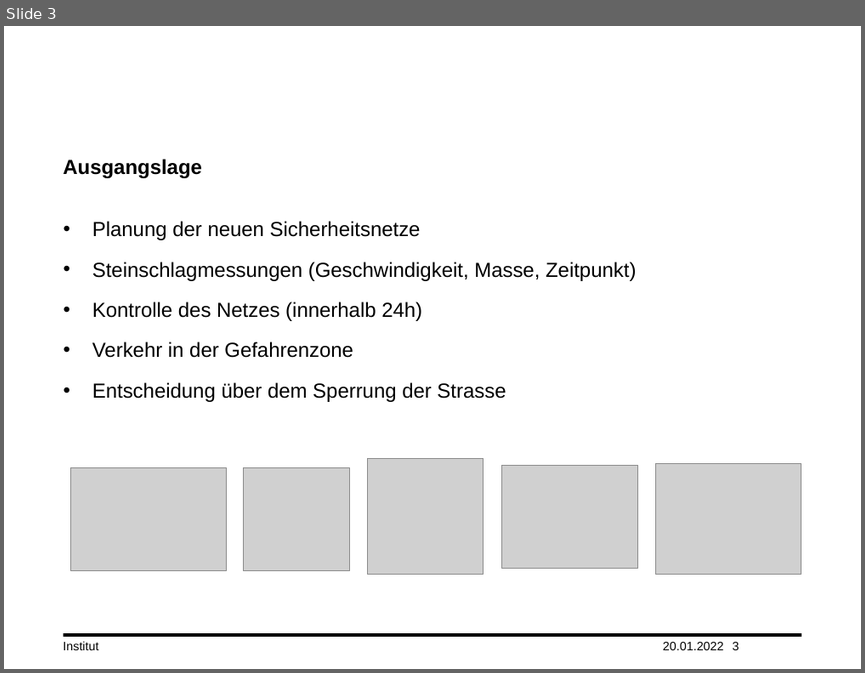
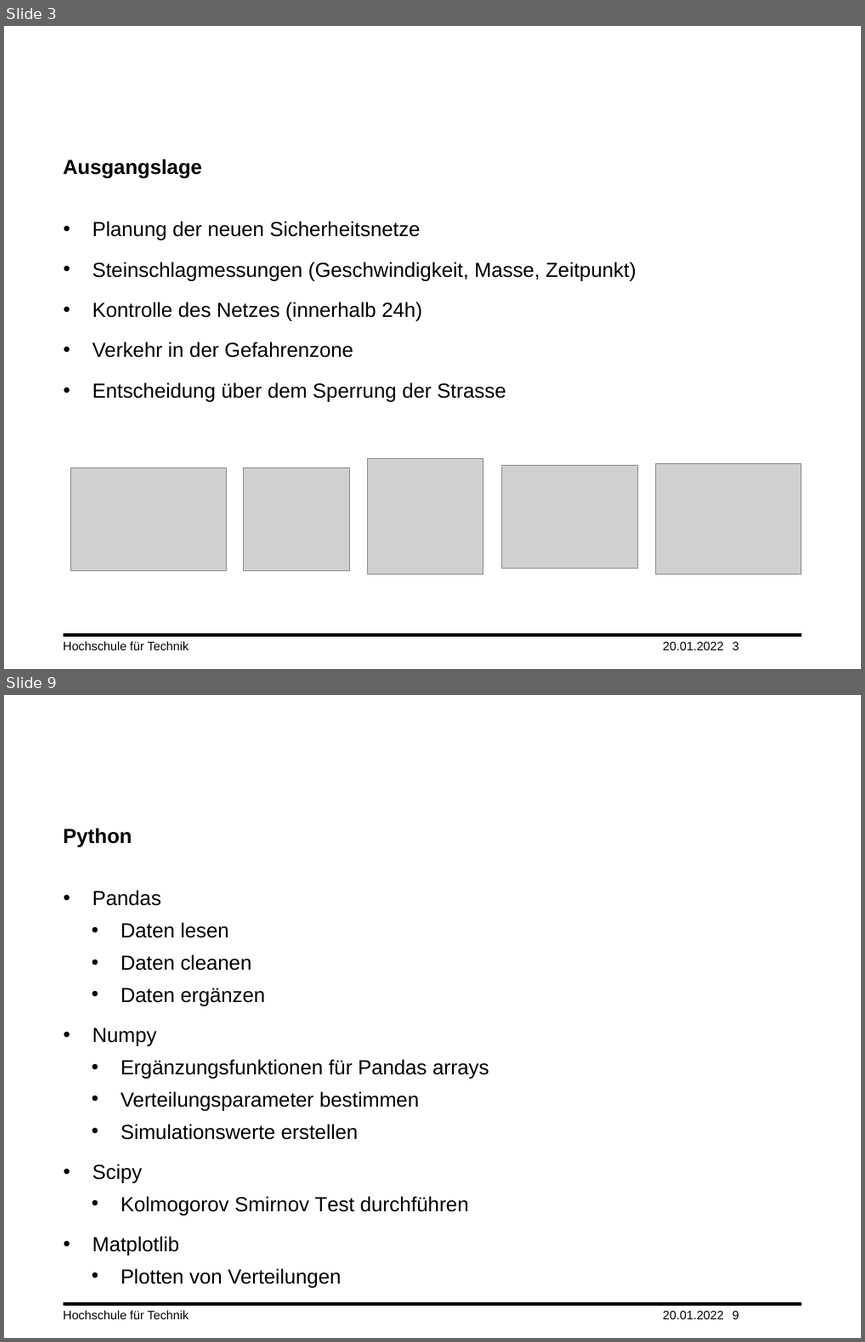
Before and after one commit to tmandelz/Steinschlag-Wahrscheinlichkeit, a slide deck: Präsentation/Vorgehen.pptx. Shown one above the other, each under a label of ours: slide 3 before the commit, slides 3 and 9 after it; the slides between them are not shown. The pictures are 865x673 and 865x1342 pixels, drawn with LibreOffice and Linux fonts; fonts in the diff are those of the drawing; grey boxes stand for pictures; background and template pictures are left out. Boxes give left, top, right and bottom in pixels: in the first picture for what was removed or moved away, otherwise in the second. Text is boxed around its words. In the diff, an @@ line names an element or a change of style, - is before the commit and + after.

```diff
--- a/Präsentation/Vorgehen.pptx
+++ b/Präsentation/Vorgehen.pptx
@@ slide 9 added at (x1=4, y1=695, x2=861, y2=1338), background #FFFFFF; not listed: 1 template element that a slide beside it also shows @@
@@ title added at (x1=63, y1=828, x2=132, y2=847), 18.9 pt, text #000000, bold @@
+Python
@@ text added at (x1=92, y1=890, x2=489, y2=1287), 18.9 pt, text #000000 @@
+• Pandas
+  • Daten lesen
+  • Daten cleanen
+  • Daten ergänzen
+• Numpy
+  • Ergänzungsfunktionen für Pandas arrays
+  • Verteilungsparameter bestimmen
+  • Simulationswerte erstellen
+• Scipy
+  • Kolmogorov Smirnov Test durchführen
+• Matplotlib
+  • Plotten von Verteilungen
@@ text added at (x1=63, y1=1310, x2=189, y2=1319), 11.3 pt, text #000000 @@
+Hochschule für Technik
@@ text added at (x1=663, y1=1310, x2=724, y2=1319), 11.3 pt, text #000000 @@
+20.01.2022
@@ page number added at (x1=732, y1=1310, x2=739, y2=1319), 11.3 pt, text #000000 @@
+9
@@ slide 3 changed as well @@
@@ text at (x1=63, y1=641, x2=189, y2=650): text changed @@
-Institut
+Hochschule für Technik
```
Also in this commit, not shown: 3 other slides changed, 6 other slides added, 1 slide removed.
